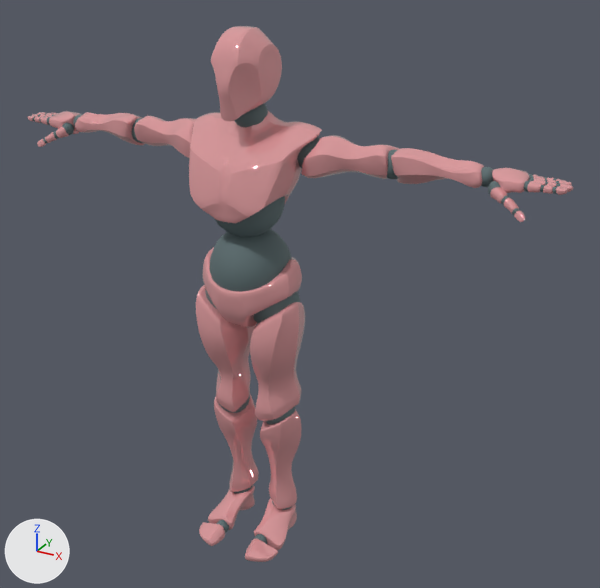
What one commit did to the glTF model public/xbot.glb.
Before and after are seen from a camera (50 mm lens) standing at (1.368, -2.154, 2.065) and looking at (0.14, 0.079, 0.949). The lights are fixed; the arrows at lower left show +X, +Y and +Z. Where no turn or scale is listed for an object, it has been applied to the vertices. Vertices at the same position are counted once.

Names of what the first picture shows: 'Alpha_Joints', 'Alpha_Surface'.
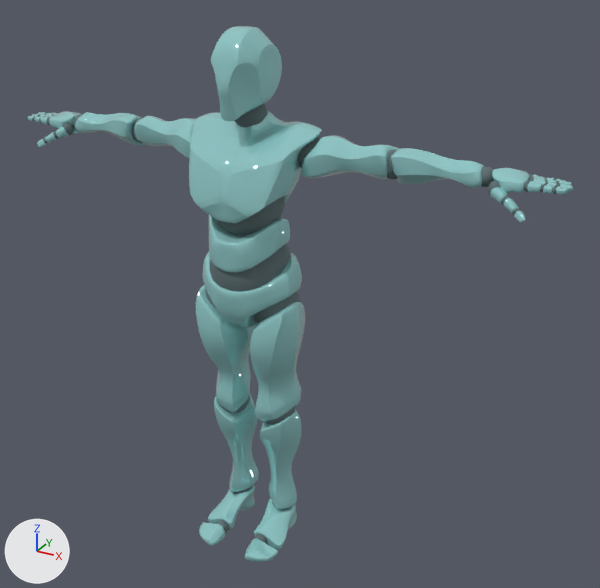
What differs and where, as boxes (x1, y1, x2, y2) in the pictures (600 x 588 px; the box of a moved part takes in the faces that stretch with it):
```json
{"object": "Alpha_Surface", "change": "recoloured, reshaped", "before": [27, 26, 573, 562], "after": [27, 26, 573, 562], "on screen": "pink to cyan"}
{"part": 1, "of": "me_alpha_surface", "change": "moved or reshaped", "after": [209, 215, 299, 273], "on screen": "not visible before"}
```

Edits to the scene script, one JSON object a line:
```json
{"op": "set", "path": "mat_alpha_body_mat.base_color", "old": "(0.839, 0.385, 0.4)", "new": "(0.362, 0.723, 0.723)", "note": "pink #eca7aa -> cyan #a2dddd"}
{"block": "me_alpha_surface", "where": "me_alpha_surface.from_pydata(...)  # 17336 vertices, 34480 faces; spans x -0.97..0.97, y -0.2..0.16, z 0.0..1.8"}
{"block": "me_alpha_surface", "where": "# used by ob_alpha_surface; location = (0.0, 0.0, 0.0)"}
{"block": "me_alpha_surface", "change": "me_alpha_surface part 1: 627 of 17336 vertices moved; they spanned x -0.08..0.13, y -0.11..0.12, z 1.02..1.19 and now span x -0.14..0.14, y -0.14..0.13, z 1.05..1.24; mean shift (0.0, -0.01, 0.01); largest move (0.05, 0.0, 1.17) -> (0.13, -0.01, 1.23)"}
```
